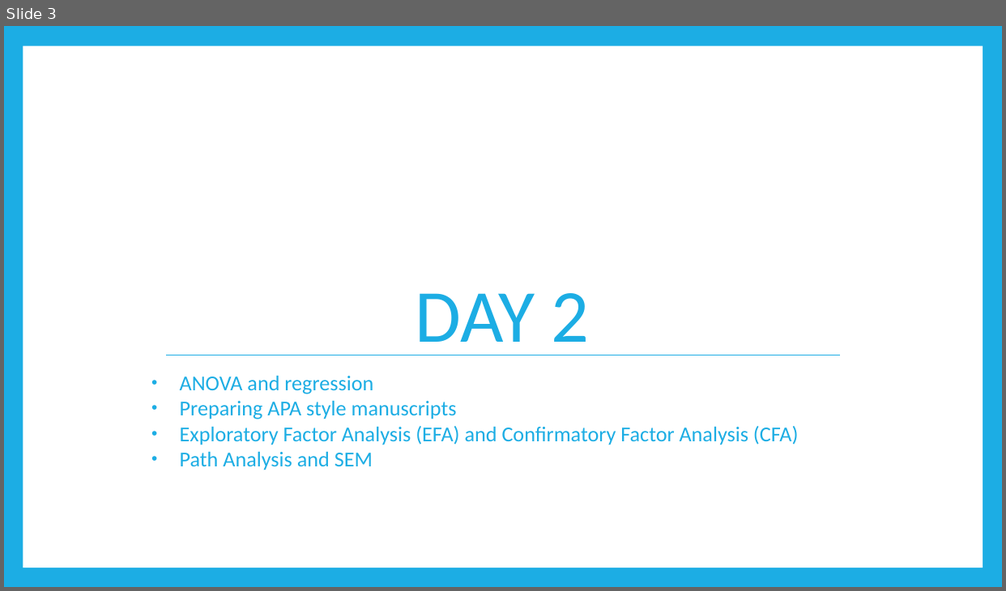
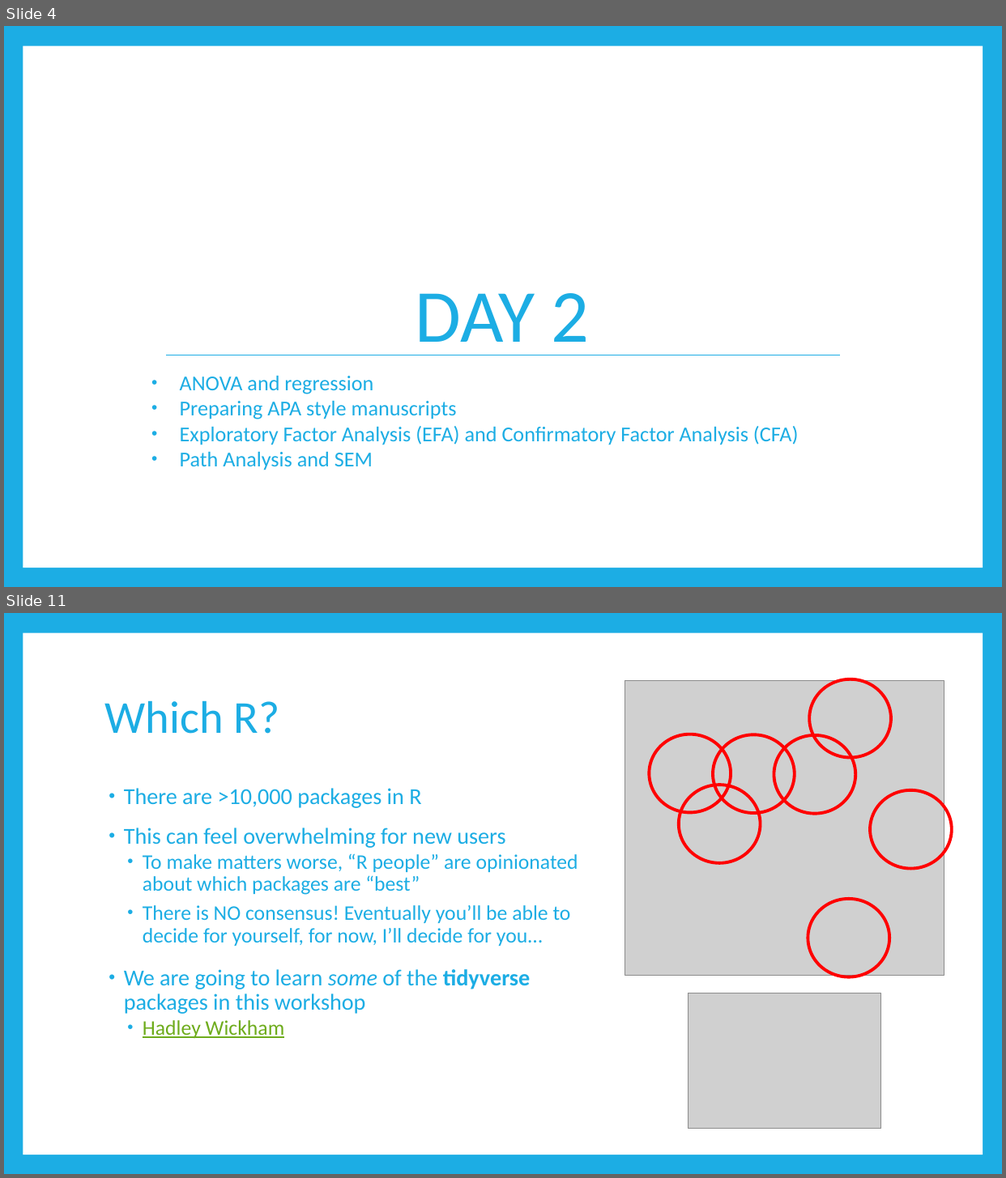
Before and after one commit to RandiLGarcia/datic-intro-to-r, a slide deck: docs/Day 1 Slides.pptx. Shown one above the other, each under a label of ours: slide 3 before the commit, slides 4 and 11 after it; the slides between them are not shown. The pictures are 1006x591 and 1006x1178 pixels, drawn with LibreOffice and Linux fonts; fonts in the diff are those of the drawing; grey boxes stand for pictures. Boxes give left, top, right and bottom in pixels: in the first picture for what was removed or moved away, otherwise in the second. Text is boxed around its words. In the diff, an @@ line names an element or a change of style, - is before the commit and + after.

```diff
--- a/docs/Day 1 Slides.pptx
+++ b/docs/Day 1 Slides.pptx
@@ slide 11 added at [4, 613, 1002, 1174], background #1CADE4; not listed: 1 template element that a slide beside it also shows @@
@@ picture added at [625, 681, 944, 975] @@
@@ ellipse added at [809, 679, 891, 758], outline #FF0000 3 pt @@
@@ title added at [105, 700, 280, 734], 44 pt, text #1CADE4 @@
+Which R?
@@ ellipse added at [650, 735, 731, 813], outline #FF0000 3 pt @@
@@ ellipse added at [713, 735, 795, 814], outline #FF0000 3 pt @@
@@ ellipse added at [774, 735, 856, 814], outline #FF0000 3 pt @@
@@ text added at [124, 788, 578, 1038], 20 pt, text #1CADE4 @@
+• There are >10,000 packages in R
+• This can feel overwhelming for new users
+  • To make matters worse, “R people” are opinionated about which packages are “best”
+  • There is NO consensus! Eventually you’ll be able to decide for yourself, for now, I’ll decide for you…
+• We are going to learn some of the tidyverse packages in this workshop
+  • Hadley Wickham
@@ ellipse added at [679, 786, 760, 864], outline #FF0000 3 pt @@
@@ ellipse added at [870, 790, 952, 869], outline #FF0000 3 pt @@
@@ ellipse added at [808, 899, 889, 977], outline #FF0000 3 pt @@
@@ picture added at [688, 994, 881, 1129] @@
@@ what was slide 3 is now slide 4 @@
```
Also in this commit, not shown: 15 slides changed, 12 other slides added, 7 slides removed, 11 other files.
